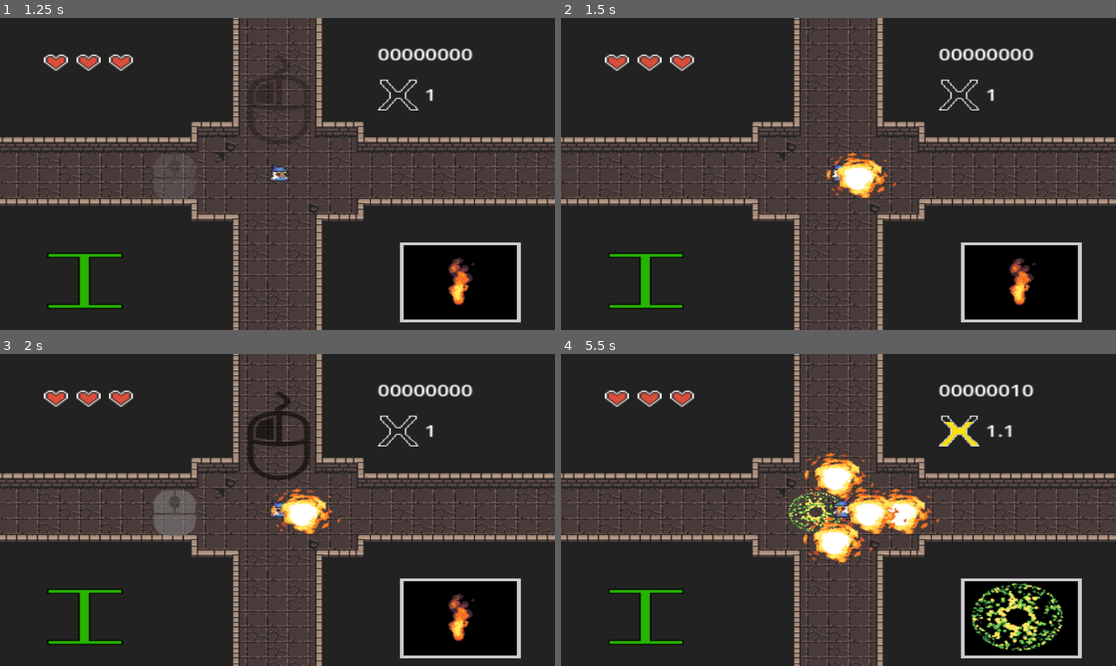
Above: before the commit, frames 1-4 (two rows, left to right).
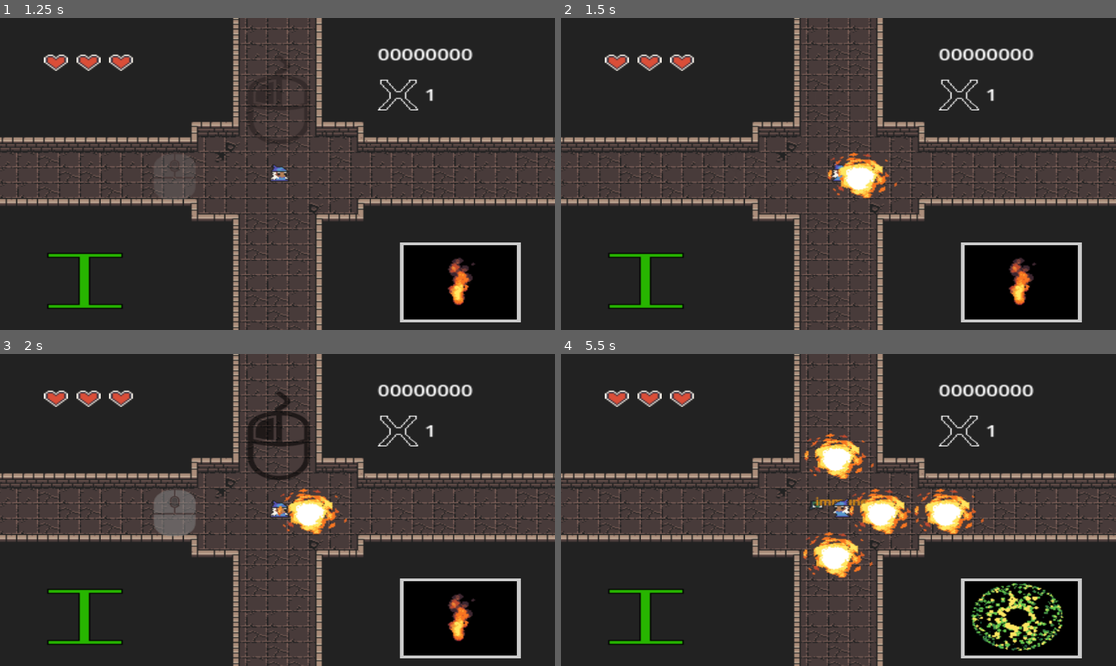
Above: after the commit, the same moments.

Repository: sentinelle28/wizard_minigame
Game: Godot game, scene res://menu/main.tscn
The game is run twice, just before and just after one commit, with the same random seed, the same clock (stepped at 60 frames per second) and the same inputs. The engine's default icon, where the game draws it, is replaced by a stand-in: a white triangle on a blue panel in a dark square. Sound files missing from this copy of the repository are replaced by a short silence.
Inputs (mouse positions are in pixels of both pictures, inside the frame that each line leads up to):
- Up to frame 1 (1.25 s): click (288, 167) at 0.5 s
- Up to frame 2 (1.5 s): tap Enter at 1.25 s; move the mouse to (960, 158) at 1.27 s; click (960, 158) at 1.35 s
- Up to frame 3 (2 s): no input
- Up to frame 4 (5.5 s): move the mouse to (727, 525) at 2.02 s; tap Mouse wheel down (change_spell_down) at 2.1, 5.1 s; click (727, 525) at 2.3 s; move the mouse to (894, 441) at 2.77 s; tap Mouse wheel up (change_spell_up) at 2.85 s; click (894, 441) at 3.05 s; move the mouse to (810, 572) at 3.52 s; click (810, 572) at 3.6 s; move the mouse to (1005, 556) at 4.27 s; click (1005, 556) at 4.35 s; move the mouse to (672, 463) at 5.02 s; click (672, 463) at 5.3 s

Frame 1 is identical in both runs. In frame 2, 0.5% of the frame differs, in the area x 47-61%, y 42-58%; in frame 3, 1.0%; in frame 4, 6.0%, in the area x 40-83%, y 9-72%.

Commit message:
made some tweeks and fix a bug

Diff:
--- a/autolaud/wave.gd
+++ b/autolaud/wave.gd
@@ -3,25 +3,26 @@
 var is_continuing = true
 var is_playing = true
 var current_wave = 0
+#demon,zombie,goblin,orc
 var wave = [Wave_Class.new(0,0,4,0), #wave 0
-Wave_Class.new(0,0,4,0),#wave 1
-Wave_Class.new(0,0,4,0),#wave 2
-Wave_Class.new(0,0,4,0),#wave 3
-Wave_Class.new(0,0,4,0),#wave 4
-Wave_Class.new(0,0,4,0),#wave 5
-Wave_Class.new(0,0,4,0),#wave 6
-Wave_Class.new(0,0,4,0),#wave 7
-Wave_Class.new(0,0,4,0),#wave 8
-Wave_Class.new(0,0,4,0),#wave 9
-Wave_Class.new(0,0,4,0),#wave 10
-Wave_Class.new(0,0,4,0),#wave 11
-Wave_Class.new(0,0,4,0),#wave 12
-Wave_Class.new(0,0,4,0),#wave 13
-Wave_Class.new(0,0,4,0),#wave 14
-Wave_Class.new(0,0,4,0),#wave 15
-Wave_Class.new(0,0,4,0),#wave 16
-Wave_Class.new(0,0,4,0),#wave 17
-Wave_Class.new(0,0,4,0),#wave 18
-Wave_Class.new(0,0,4,0),#wave 19
+Wave_Class.new(4,0,0,0),#wave 1
+Wave_Class.new(0,4,0,0),#wave 2
+Wave_Class.new(0,0,0,4),#wave 3
+Wave_Class.new(2,0,4,0),#wave 4
+Wave_Class.new(2,2,0,2),#wave 5
+Wave_Class.new(0,0,10,0),#wave 6
+Wave_Class.new(0,2,2,2),#wave 7
+Wave_Class.new(5,0,0,5),#wave 8
+Wave_Class.new(0,10,0,0),#wave 9
+Wave_Class.new(3,0,7,3),#wave 10
+Wave_Class.new(0,0,20,0),#wave 11
+Wave_Class.new(10,10,0,0),#wave 12
+Wave_Class.new(5,5,5,5),#wave 13
+Wave_Class.new(0,10,0,10),#wave 14
+Wave_Class.new(7,6,4,0),#wave 15
+Wave_Class.new(0,9,4,8),#wave 16
+Wave_Class.new(0,3,4,1),#wave 17
+Wave_Class.new(20,0,0,0),#wave 18
+Wave_Class.new(10,10,10,10),#wave 19
 
 ]
--- a/body/player.gd
+++ b/body/player.gd
@@ -6,7 +6,7 @@
 @export var current_spell:AnimatedSprite2D
 func _ready():
 	for child in get_children():
-		if child is Node2D:
+		if "shoot" in child.name:
 			spawn_location.append(child)
 
 
@@ -59,6 +59,7 @@
 		"bottom_shoot":
 			return Vector2(0,1)
 
+
 func sort_distance(a,b):
 	var mouse_pos = get_global_mouse_position()
 	return a.global_position.distance_to(mouse_pos) < b.global_position.distance_to(mouse_pos)
--- a/bullet/fire_bullet.tscn
+++ b/bullet/fire_bullet.tscn
@@ -443,7 +443,7 @@
 }]
 
 [sub_resource type="CircleShape2D" id="CircleShape2D_55417"]
-radius = 26.0768
+radius = 29.6296
 
 [sub_resource type="Animation" id="Animation_7d5qk"]
 length = 0.001
@@ -486,7 +486,7 @@
 z_index = 1
 type = "fire"
 damage = 10.0
-SPEED = 500
+SPEED = 1000
 
 [node name="CollisionShape2D" parent="." index="0"]
 scale = Vector2(0.9, 0.9)
--- a/bullet/freezing_bullet.tscn
+++ b/bullet/freezing_bullet.tscn
@@ -617,12 +617,12 @@
 }]
 
 [sub_resource type="CircleShape2D" id="CircleShape2D_f6k35"]
-radius = 39.8497
+radius = 44.0454
 
 [node name="freezing_bullet" instance=ExtResource("1_ll8rw")]
 type = "freeze"
 damage = 5.0
-SPEED = 630
+SPEED = 1800
 
 [node name="CollisionShape2D" parent="." index="0"]
 scale = Vector2(0.5, 0.5)
--- a/bullet/moon_bullet.tscn
+++ b/bullet/moon_bullet.tscn
@@ -442,12 +442,12 @@
 }]
 
 [sub_resource type="CircleShape2D" id="CircleShape2D_w00tq"]
-radius = 38.1182
+radius = 44.1273
 
 [node name="moon_bullet" instance=ExtResource("1_5ddvx")]
 type = "moon"
 damage = 2.0
-SPEED = 700
+SPEED = 2000
 
 [node name="CollisionShape2D" parent="." index="0"]
 scale = Vector2(0.6, 0.6)
--- a/bullet/nature_bullet.tscn
+++ b/bullet/nature_bullet.tscn
@@ -652,12 +652,12 @@
 }]
 
 [sub_resource type="CircleShape2D" id="CircleShape2D_e843f"]
-radius = 36.1248
+radius = 41.7998
 
 [node name="nature_bullet" instance=ExtResource("1_eqmvg")]
 type = "nature"
 damage = 7.0
-SPEED = 600
+SPEED = 1700
 
 [node name="CollisionShape2D" parent="." index="0"]
 scale = Vector2(0.6, 0.6)
--- a/enemy/demon.tscn
+++ b/enemy/demon.tscn
@@ -35,7 +35,7 @@
 [node name="CharacterBody2D" instance=ExtResource("1_3oj7w")]
 health = 20
 speed = 70
-moon_weakness_mult = 0
+moon_weakness_mult = 1
 fire_weakness_mult = 2
 
 [node name="CollisionShape2D" parent="." index="0"]
@@ -44,6 +44,7 @@
 
 [node name="AnimatedSprite2D" parent="." index="2"]
 sprite_frames = SubResource("SpriteFrames_yxlo6")
+autoplay = "default"
 frame_progress = 0.0156737
 
 [node name="CollisionShape2D" parent="Area2D" index="0"]
--- a/enemy/enemy_script.gd
+++ b/enemy/enemy_script.gd
@@ -19,6 +19,12 @@
 # Called when the node enters the scene tree for the first time.
 func _ready():
 	nav.target_position = player.global_position
+	var direction = global_position.direction_to(player.global_position)
+	if direction.x < 0:
+		$AnimatedSprite2D.flip_h = true
+	else:
+		$AnimatedSprite2D.flip_h = false
+
 	Health.connect("take_dmg",repise)
 
 
@@ -36,7 +42,7 @@
 		immune.global_position = global_position + Vector2(0,-10)
 
 	else:
-		health -= find_type(type)*dmg
+		health -= dmg_received
 		$AnimationPlayer.play("hurt")
 		if health<= 0:
 			PlayerPoint.add_point(point_dropped)
--- a/enemy/goblin.tscn
+++ b/enemy/goblin.tscn
@@ -33,7 +33,9 @@
 size = Vector2(10, 10)
 
 [node name="goblin" instance=ExtResource("1_0r3e0")]
-health = 1
+health = 4
+elec_weakness_mult = 0
+nature_weakness_mult = 0
 
 [node name="CollisionShape2D" parent="." index="0"]
 position = Vector2(1, 2)
@@ -41,6 +43,7 @@
 
 [node name="AnimatedSprite2D" parent="." index="2"]
 sprite_frames = SubResource("SpriteFrames_j8y6d")
+autoplay = "default"
 
 [node name="CollisionShape2D" parent="Area2D" index="0"]
 position = Vector2(1, 2)
--- a/enemy/orc.tscn
+++ b/enemy/orc.tscn
@@ -36,7 +36,7 @@
 speed = 120
 moon_weakness_mult = 1
 fire_weakness_mult = 1
-elec_weakness_mult = 2
+nature_weakness_mult = 0
 
 [node name="CollisionShape2D" parent="." index="0"]
 position = Vector2(0, 4)
@@ -45,6 +45,7 @@
 [node name="AnimatedSprite2D" parent="." index="2"]
 sprite_frames = SubResource("SpriteFrames_tlexa")
 animation = &"run"
+autoplay = "run"
 
 [node name="CollisionShape2D" parent="Area2D" index="0"]
 position = Vector2(0, 4)
--- a/enemy/zombie.tscn
+++ b/enemy/zombie.tscn
@@ -33,10 +33,9 @@
 size = Vector2(18, 26)
 
 [node name="zombie" instance=ExtResource("1_vwn0x")]
-health = 15
+health = 14
 speed = 100
-moon_weakness_mult = 1
-fire_weakness_mult = 1
+elec_weakness_mult = 0
 nature_weakness_mult = 2
 
 [node name="CollisionShape2D" parent="." index="0"]
--- a/menu/death_menu.gd
+++ b/menu/death_menu.gd
@@ -58,5 +58,6 @@
 	hearth_container.reset()
 	spawner.reset()
 
-func _unhandled_input(_event):
-	reset()
+func _unhandled_input(event):
+	if event is InputEventKey or event is InputEventMouseButton:
+		reset()
